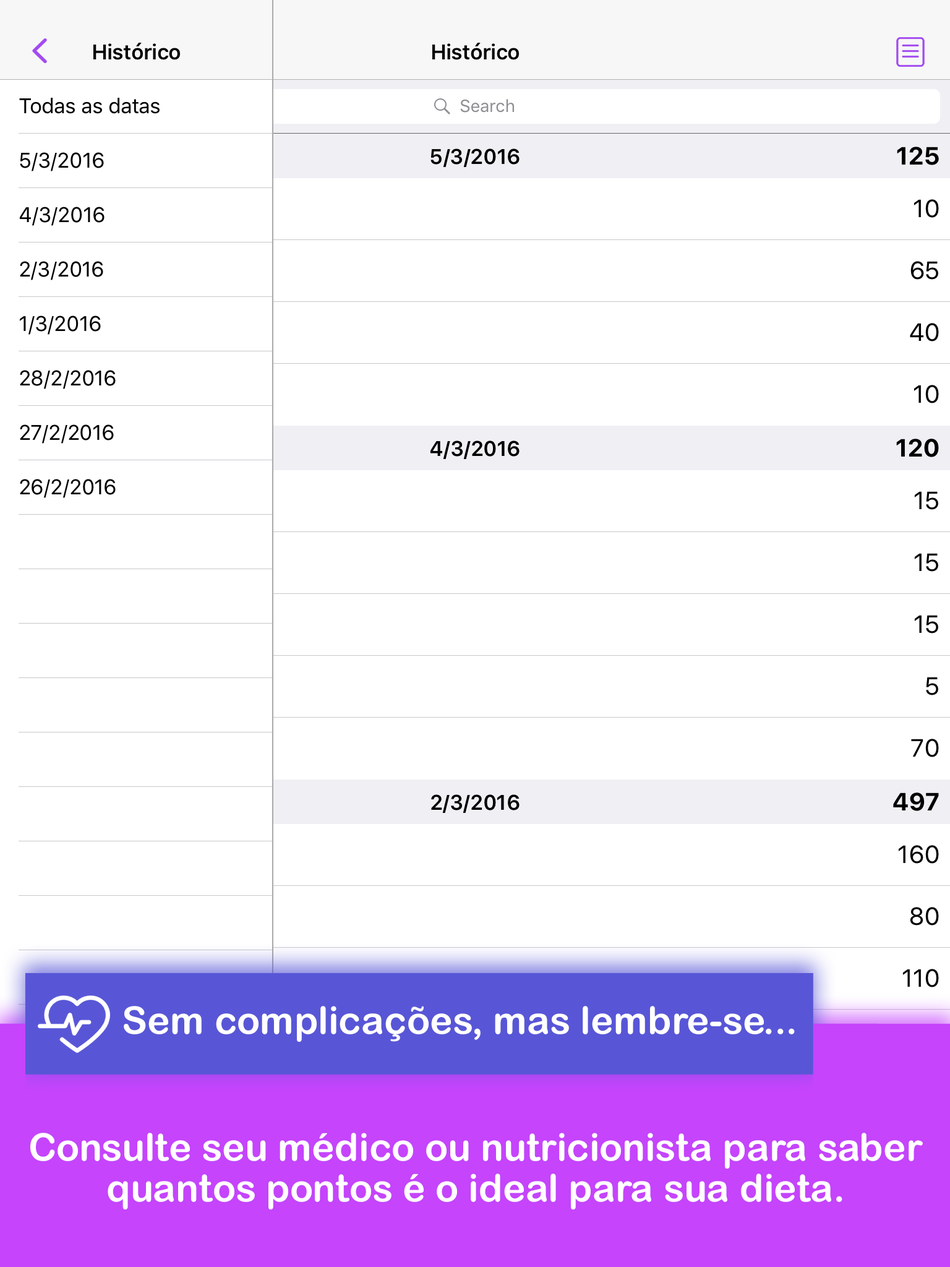
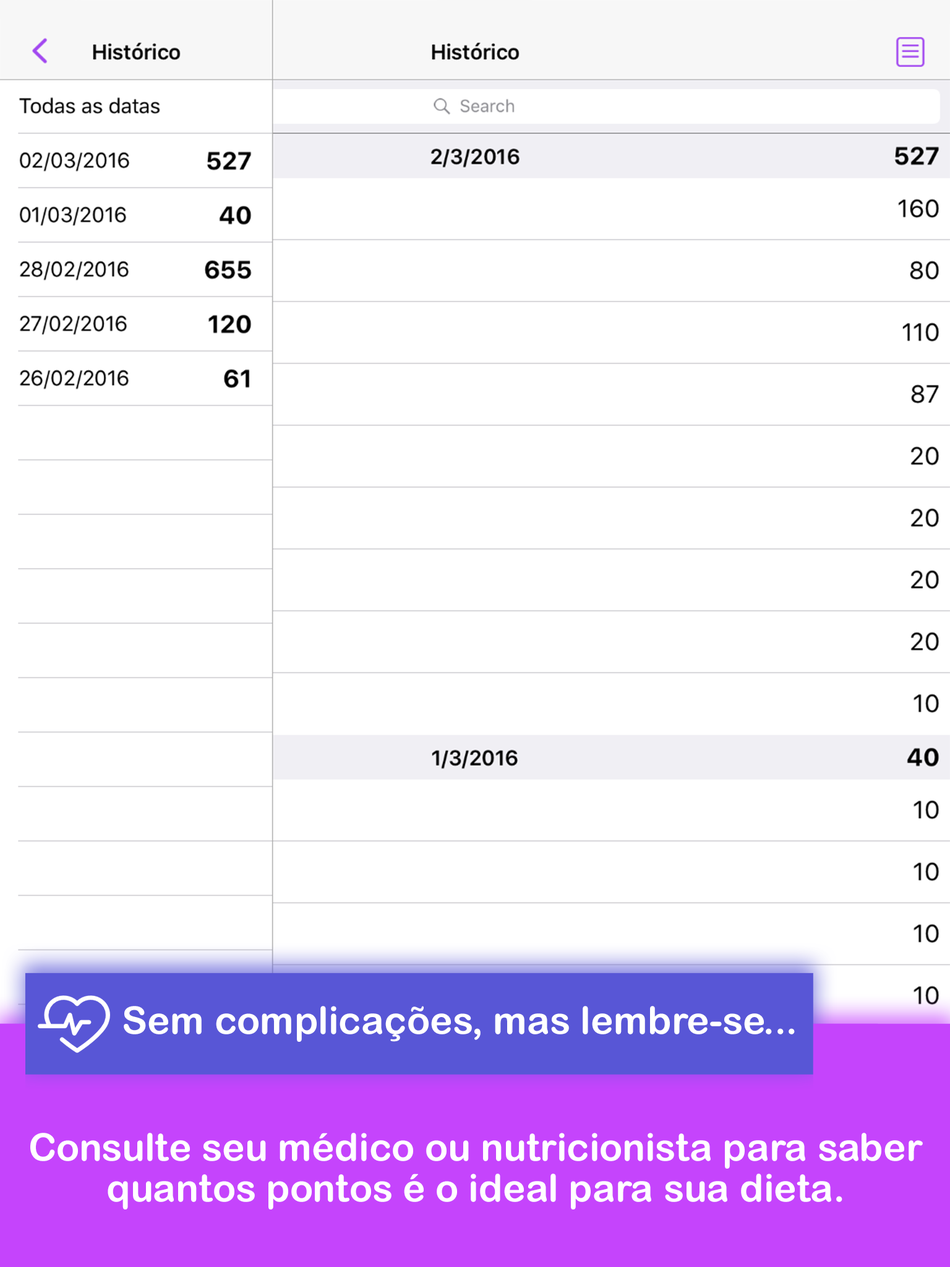
Comparing the layer stacks of the two 950px x 1267px images. Changes:
renamed "Simulator Screen Shot 24 de fev de 2016 20.48.33" to "Simulator Screen Shot 2 de mar de 2016 23.47.37", painted on it over [0, 0, 950, 1010]
